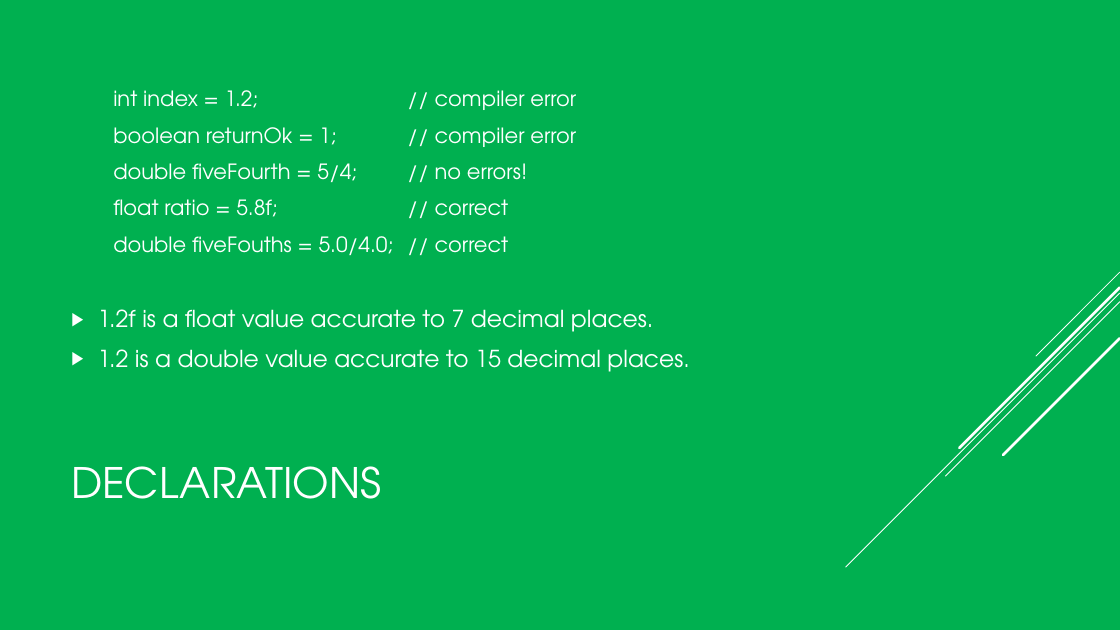
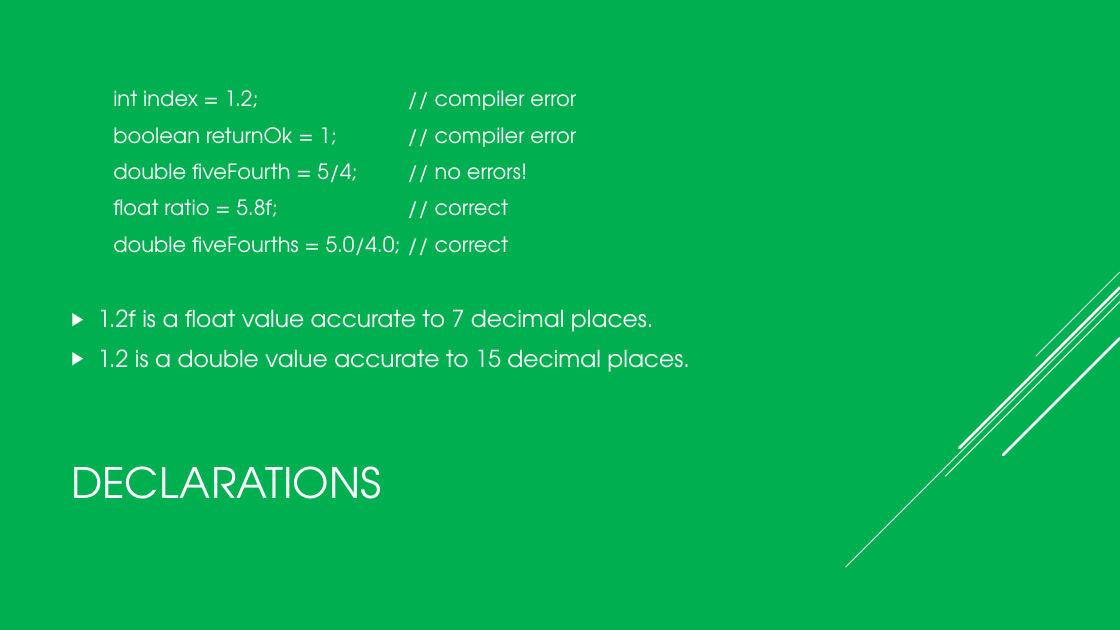
Before and after one commit to VeerababuK/Core-Java, a slide deck: slide 7 of Core java.pptx. Drawn at 1120x630 pixels with LibreOffice and Linux fonts; fonts in the diff are those of the drawing. Boxes give left, top, right and bottom in pixels: in the first picture for what was removed or moved away, otherwise in the second. Text is boxed around its words. In the diff, an @@ line names an element or a change of style, - is before the commit and + after.

```diff
--- a/Core java.pptx
+++ b/Core java.pptx
@@ text at (x1=113, y1=236, x2=509, y2=255): text changed @@
-  double fiveFouths = 5.0/4.0; // correct
+  double fiveFourths = 5.0/4.0; // correct
```
Also in this commit, not shown: 12 other files.
